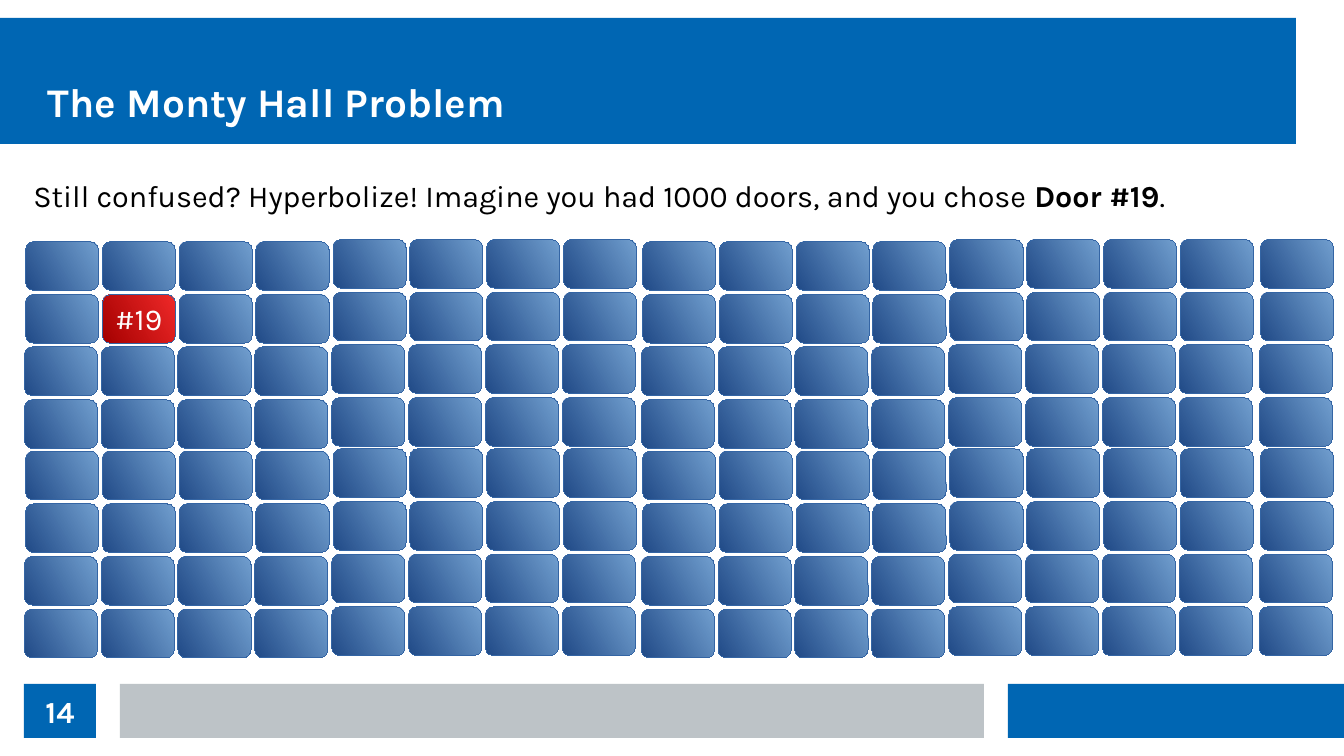
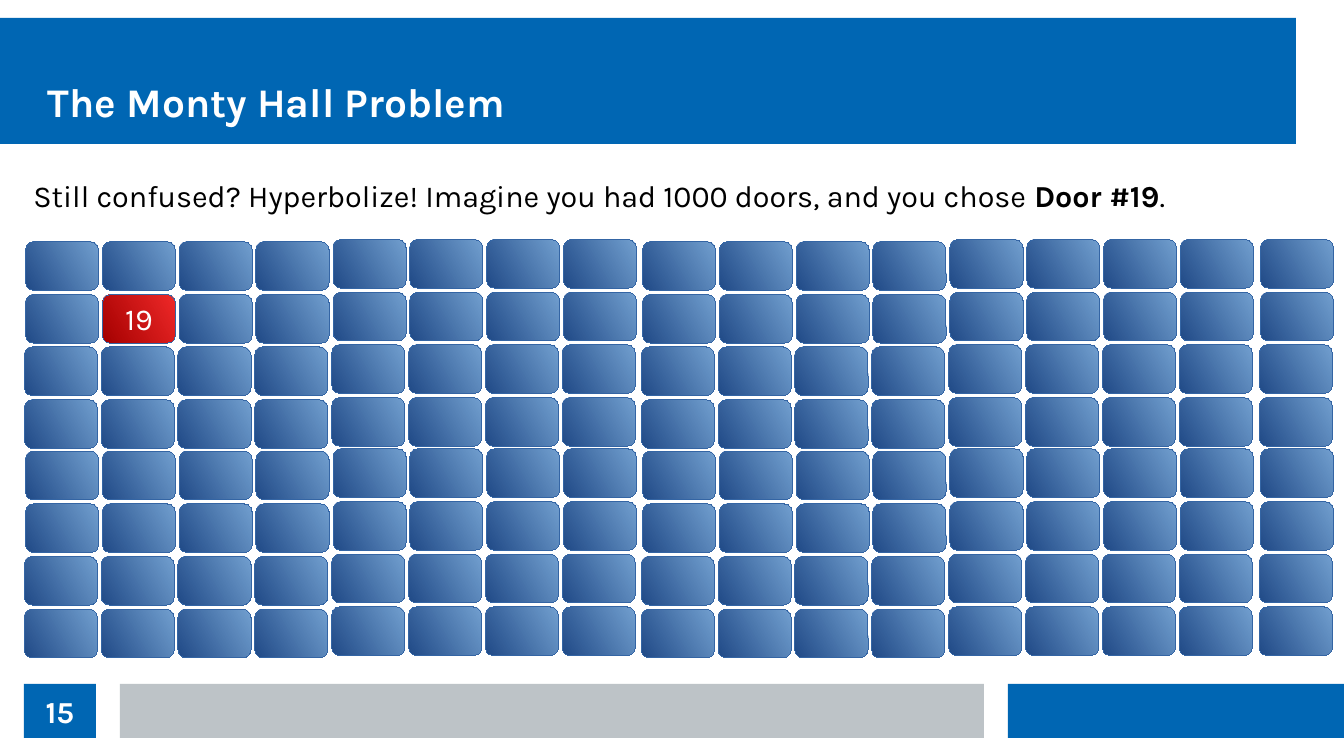
Before and after one commit to thomasnield/kotlin_data_science_talk_ChicagoJUG, a slide deck: slide 15 of kotlin_data_science_talk_chijug_slides.odp (slide 14 before the commit). Drawn at 1344x756 pixels with LibreOffice and Linux fonts; fonts in the diff are those of the drawing. Boxes give left, top, right and bottom in pixels: in the first picture for what was removed or moved away, otherwise in the second. Text is boxed around its words. In the diff, an @@ line names an element or a change of style, - is before the commit and + after.

```diff
--- a/kotlin_data_science_talk_chijug_slides.odp
+++ b/kotlin_data_science_talk_chijug_slides.odp
@@ text in rounded rectangle at <box>125,310,153,331</box>: text changed @@
-#19
+19
@@ page number at <box>46,703,75,724</box>: text changed @@
-14
+15
```
Also in this commit, not shown: 3 other slides changed, 4 slides added.
